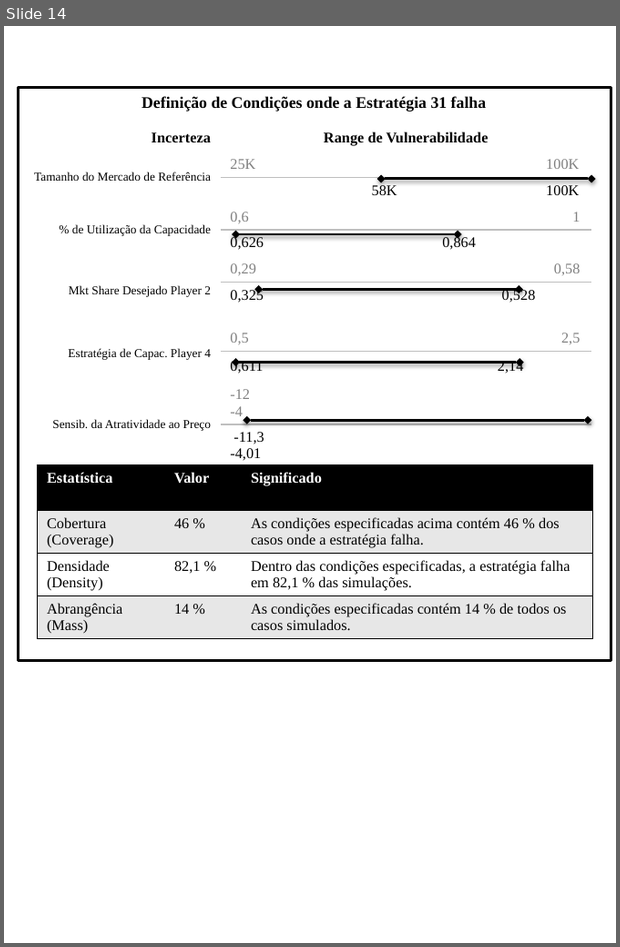
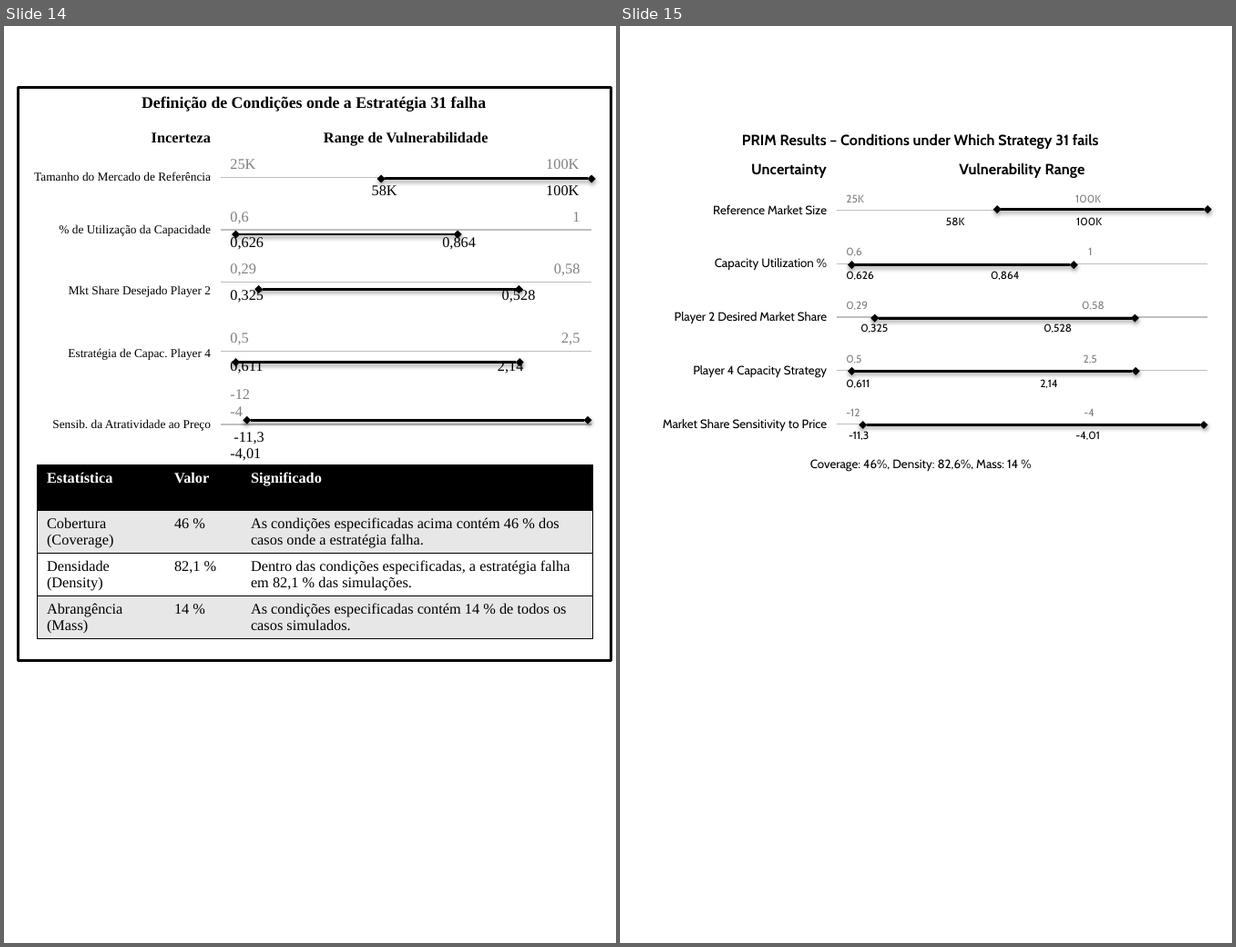
Before and after one commit to pedroliman/ms-rdm-dissertation, a slide deck: dissertacao-docs/apresentacoes/Dissertação - RDM - EMA - Imagens-Retrato.pptx. Shown side by side, each under a label of ours: slide 14 before the commit, slides 14 and 15 after it. The pictures are 620x947 and 1236x947 pixels, drawn with LibreOffice and Linux fonts; fonts in the diff are those of the drawing; background and template pictures are left out. Boxes give left, top, right and bottom in pixels: in the first picture for what was removed or moved away, otherwise in the second. Text is boxed around its words. In the diff, an @@ line names an element or a change of style, - is before the commit and + after.

```diff
--- a/dissertacao-docs/apresentacoes/Dissertação - RDM - EMA - Imagens-Retrato.pptx
+++ b/dissertacao-docs/apresentacoes/Dissertação - RDM - EMA - Imagens-Retrato.pptx
@@ slide 15 added at (620,26,1232,943), background #FFFFFF @@
@@ table added at (634,125,1207,478), 13 rows, 2 columns @@
+PRIM Results – Conditions under Which Strategy 31 fails | 
+Uncertainty | Vulnerability Range
+Reference Market Size | 25K 100K
+ | 58K 100K
+Capacity Utilization % | 0,6 1
+ | 0,626 0,864
+Player 2 Desired Market Share | 0,29 0,58
+ | 0,325 0,528
+Player 4 Capacity Strategy | 0,5 2,5
+ | 0,611 2,14
+Market Share Sensitivity to Price | -12 -4
+ | -11,3 -4,01
+Coverage: 46%, Density: 82,6%, Mass: 14 % | 
@@ double arrow added from (997, 210) to (1207, 210), #000000 2 pt @@
@@ double arrow added from (852, 264) to (1073, 264), #000000 2 pt @@
@@ double arrow added from (874, 318) to (1134, 318), #000000 2 pt @@
@@ double arrow added from (852, 372) to (1135, 372), #000000 2 pt @@
@@ double arrow added from (863, 425) to (1203, 425), #000000 2 pt @@
```
Also in this commit, not shown: 1 slide changed, 3 other slides added, 12 other files.
